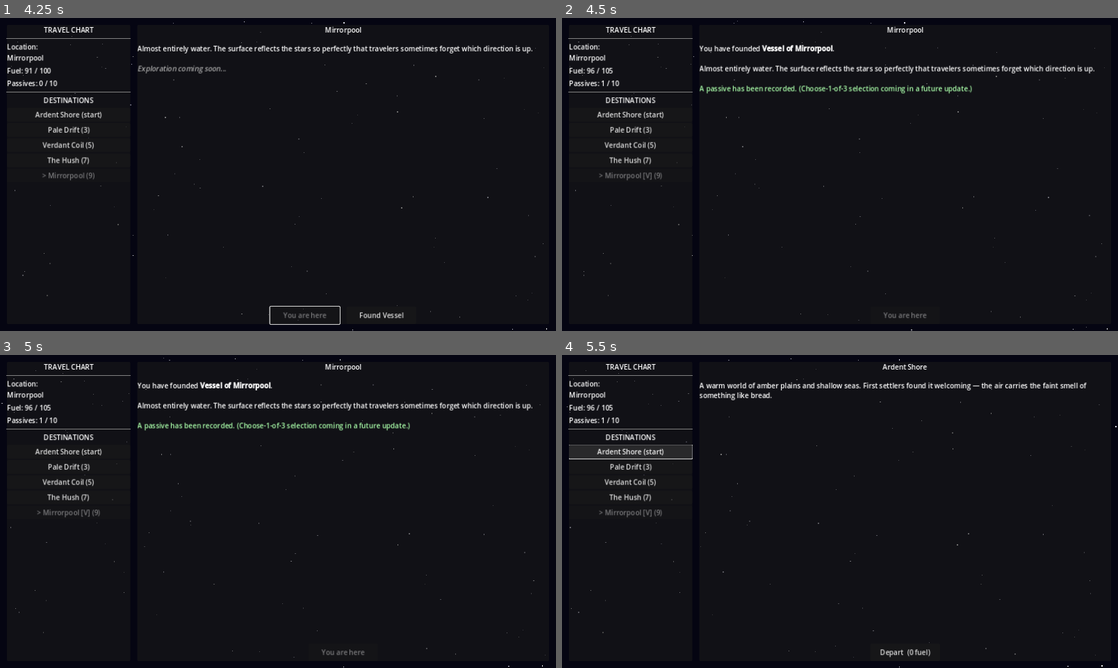
Above: before the commit, frames 1-4 (two rows, left to right).
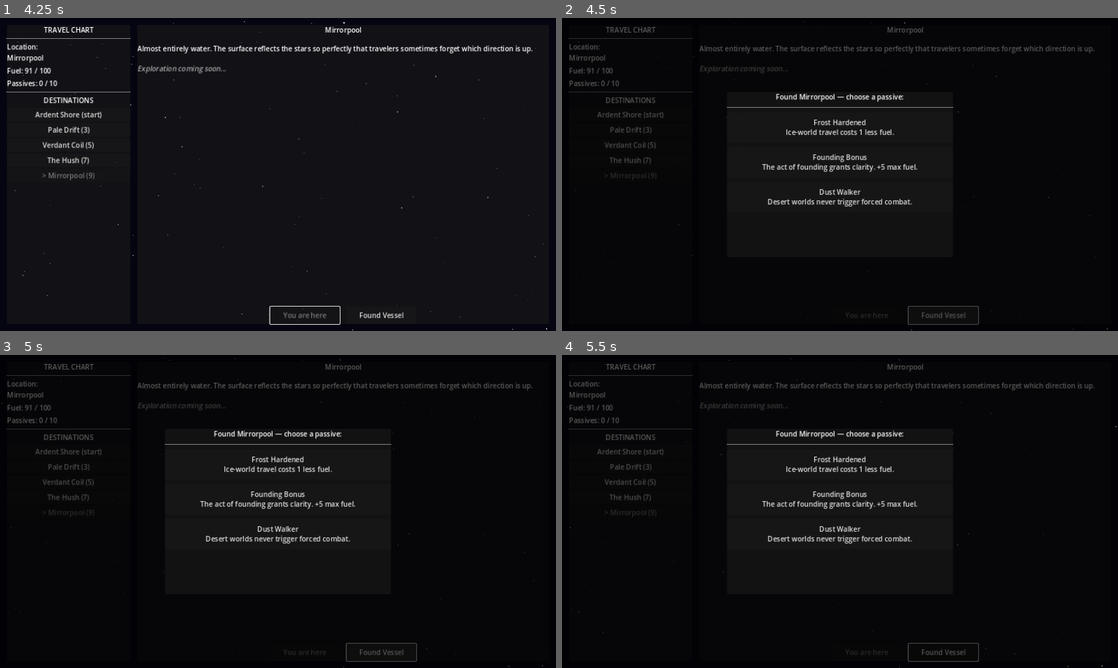
Above: after the commit, the same moments.

Repository: ColdTie/Metanoia-Vessel-2D
Game: Godot game, scene res://scenes/travel/travel_screen.tscn
Same seed, same stepped clock (60 frames per second), same inputs: the game is played once before the commit and once after it.
Inputs:
- Up to frame 1 (4.25 s): click "Pale Drift (3)" at 0.5 s; click "Verdant Coil (5)" at 1.25 s; click "The Hush (7)" at 2 s; click "Mirrorpool (9)" at 2.75 s; click "Depart (9 fuel)" at 3.5 s
- Up to frame 2 (4.5 s): click "Found Vessel" at 4.25 s
- Up to frame 3 (5 s): no input
- Up to frame 4 (5.5 s): click "Ardent Shore (start)" at 5 s

Frame 1 is identical in both runs. In frame 2, 5.5% of the frame differs, in the area x 1-99%, y 0-100%; in frame 3, 5.5%; in frame 4, 5.2%.

Commit message:
feat: choose-1-of-3 passive selection on settling
Replace the auto-granted founding_bonus stub with a real reward
flow: GameState.passive_pool (10 entries) + get_passive_draw(3)
picks non-owned passives at random, and a new modal dialog
(scenes/ui/passive_select.tscn) lets the player pick one when
founding a Vessel. Falls back gracefully if the pool is exhausted.

Per-passive mechanical effects beyond +5 max fuel are still TODO
and noted in design/systems.md.

Co-Authored-By: Claude Sonnet 5 <noreply@anthropic.com>
Claude-Session: https://claude.ai/code/session_014LgvuktPZ4Dm63qYyEqEWb

Diff:
--- /dev/null
+++ b/scenes/ui/passive_select.tscn
@@ -0,0 +1,6 @@
+[gd_scene load_steps=2 format=3 uid="uid://cpassiveselect01"]
+
+[ext_resource type="Script" path="res://scripts/ui/passive_select_dialog.gd" id="1_passive"]
+
+[node name="PassiveSelectDialog" type="Control"]
+script = ExtResource("1_passive")
--- a/scripts/autoloads/game_state.gd
+++ b/scripts/autoloads/game_state.gd
@@ -16,6 +16,10 @@
 # Each entry: {id, name, type, description, settled, vessel_name, distance, specimens}
 var world_catalog: Array = []
 
+# Passive pool — master list drawn from for the choose-1-of-3 settling reward.
+# Each entry: {id, name, desc}
+var passive_pool: Array = []
+
 signal world_changed(new_world: String)
 signal passive_gained(passive: Dictionary)
 signal credits_changed(amount: int)
@@ -23,6 +27,7 @@
 
 func _ready() -> void:
 	_build_world_catalog()
+	_build_passive_pool()
 
 
 func _build_world_catalog() -> void:
@@ -78,6 +83,72 @@
 			"specimens": ["lens_fish", "tide_weaver"],
 		},
 	]
+
+
+func _build_passive_pool() -> void:
+	passive_pool = [
+		{
+			"id": "founding_bonus",
+			"name": "Founding Bonus",
+			"desc": "The act of founding grants clarity. +5 max fuel.",
+		},
+		{
+			"id": "root_knowledge",
+			"name": "Root Knowledge",
+			"desc": "Jungle worlds yield extra specimens.",
+		},
+		{
+			"id": "echo_listener",
+			"name": "Echo Listener",
+			"desc": "Unlocks extra creature dialogue options.",
+		},
+		{
+			"id": "frost_hardened",
+			"name": "Frost Hardened",
+			"desc": "Ice-world travel costs 1 less fuel.",
+		},
+		{
+			"id": "tide_reader",
+			"name": "Tide Reader",
+			"desc": "Ocean worlds reveal hidden specimens.",
+		},
+		{
+			"id": "dust_walker",
+			"name": "Dust Walker",
+			"desc": "Desert worlds never trigger forced combat.",
+		},
+		{
+			"id": "keel_reinforced",
+			"name": "Keel Reinforced",
+			"desc": "Your ship shrugs off more damage in combat encounters.",
+		},
+		{
+			"id": "trade_instinct",
+			"name": "Trade Instinct",
+			"desc": "Selling plants and info at a Vessel earns more credits.",
+		},
+		{
+			"id": "steady_hand",
+			"name": "Steady Hand",
+			"desc": "Avoiding a hostile encounter never costs extra fuel.",
+		},
+		{
+			"id": "deep_current",
+			"name": "Deep Current",
+			"desc": "A quiet pull toward the dark between stars. Its full effect waits at the edge of the void.",
+		},
+	]
+
+
+func get_passive_draw(count: int = 3) -> Array:
+	var owned_ids: Array = []
+	for p in passives:
+		owned_ids.append(p.get("id", ""))
+	var available: Array = passive_pool.filter(
+		func(p): return not owned_ids.has(p["id"])
+	)
+	available.shuffle()
+	return available.slice(0, min(count, available.size()))
 
 
 func get_world_by_id(id: String) -> Dictionary:
--- a/scripts/travel/travel_screen.gd
+++ b/scripts/travel/travel_screen.gd
@@ -20,8 +20,11 @@
 var _world_desc_label: RichTextLabel
 var _depart_button: Button
 var _settle_button: Button
+var _ui_root: Control
 
 var _selected_world_id: String = ""
+
+const PassiveSelectScene := preload("res://scenes/ui/passive_select.tscn")
 
 
 func _ready() -> void:
@@ -96,6 +99,7 @@
 	root.name = "UIRoot"
 	root.set_anchors_and_offsets_preset(Control.PRESET_FULL_RECT)
 	canvas.add_child(root)
+	_ui_root = root
 
 	_build_left_panel(root)
 	_build_right_panel(root)
@@ -287,16 +291,22 @@
 	if world.get("settled", false):
 		return
 
+	var options: Array = GameState.get_passive_draw(3)
+	var dialog: Control = PassiveSelectScene.instantiate()
+	_ui_root.add_child(dialog)
+	dialog.setup(options, "Found " + world["name"] + " — choose a passive:")
+	dialog.passive_chosen.connect(func(passive: Dictionary):
+		_on_passive_chosen(world, passive)
+	)
+
+
+func _on_passive_chosen(world: Dictionary, passive: Dictionary) -> void:
 	world["settled"] = true
 	world["vessel_name"] = "Vessel of " + world["name"]
 
-	# Grant the founding passive (choose-1-of-3 UI is TODO)
-	GameState.add_passive({
-		"id": "founding_bonus",
-		"name": "Founding Bonus",
-		"desc": "The act of founding grants clarity. +5 max fuel.",
-		"source": world["name"],
-	})
+	var granted := passive.duplicate()
+	granted["source"] = world["name"]
+	GameState.add_passive(granted)
 	GameState.max_fuel += 5
 	GameState.refuel(5)
 
@@ -307,8 +317,7 @@
 	_world_desc_label.text = \
 		"You have founded [b]" + world["vessel_name"] + "[/b].\n\n" \
 		+ world.get("description", "") \
-		+ "\n\n[color=#aaffaa]A passive has been recorded. " \
-		+ "(Choose-1-of-3 selection coming in a future update.)[/color]"
+		+ "\n\n[color=#aaffaa]New passive: " + granted.get("name", "") + "[/color]"
 
 	SaveLoad.save_game()
 
--- /dev/null
+++ b/scripts/ui/passive_select_dialog.gd
@@ -0,0 +1,65 @@
+extends Control
+
+# Passive Select Dialog — choose-1-of-3 reward shown when founding a Vessel.
+# Instantiated on demand by travel_screen.gd; frees itself after a choice.
+
+signal passive_chosen(passive: Dictionary)
+
+var _options: Array = []
+
+
+func setup(options: Array, prompt_text: String = "Choose a passive to carry forward:") -> void:
+	_options = options
+	_build_ui(prompt_text)
+
+
+func _build_ui(prompt_text: String) -> void:
+	set_anchors_and_offsets_preset(Control.PRESET_FULL_RECT)
+	mouse_filter = Control.MOUSE_FILTER_STOP
+
+	var dim := ColorRect.new()
+	dim.set_anchors_and_offsets_preset(Control.PRESET_FULL_RECT)
+	dim.color = Color(0, 0, 0, 0.65)
+	add_child(dim)
+
+	var panel := PanelContainer.new()
+	panel.anchor_left = 0.5
+	panel.anchor_top = 0.5
+	panel.anchor_right = 0.5
+	panel.anchor_bottom = 0.5
+	panel.offset_left = -260.0
+	panel.offset_top = -190.0
+	panel.offset_right = 260.0
+	panel.offset_bottom = 190.0
+	add_child(panel)
+
+	var vbox := VBoxContainer.new()
+	vbox.add_theme_constant_override("separation", 10)
+	panel.add_child(vbox)
+
+	var title := Label.new()
+	title.text = prompt_text
+	title.horizontal_alignment = HORIZONTAL_ALIGNMENT_CENTER
+	title.autowrap_mode = TextServer.AUTOWRAP_WORD_SMART
+	vbox.add_child(title)
+	vbox.add_child(HSeparator.new())
+
+	if _options.is_empty():
+		var none_label := Label.new()
+		none_label.text = "No new passives available right now."
+		none_label.horizontal_alignment = HORIZONTAL_ALIGNMENT_CENTER
+		vbox.add_child(none_label)
+		return
+
+	for option in _options:
+		var btn := Button.new()
+		btn.text = "%s\n%s" % [option.get("name", ""), option.get("desc", "")]
+		btn.custom_minimum_size = Vector2(0, 70)
+		btn.size_flags_horizontal = Control.SIZE_EXPAND_FILL
+		btn.pressed.connect(func(): _on_choice(option))
+		vbox.add_child(btn)
+
+
+func _on_choice(option: Dictionary) -> void:
+	passive_chosen.emit(option)
+	queue_free()
Not shown, changed: design/content-log.md
Not shown, changed: design/systems.md
